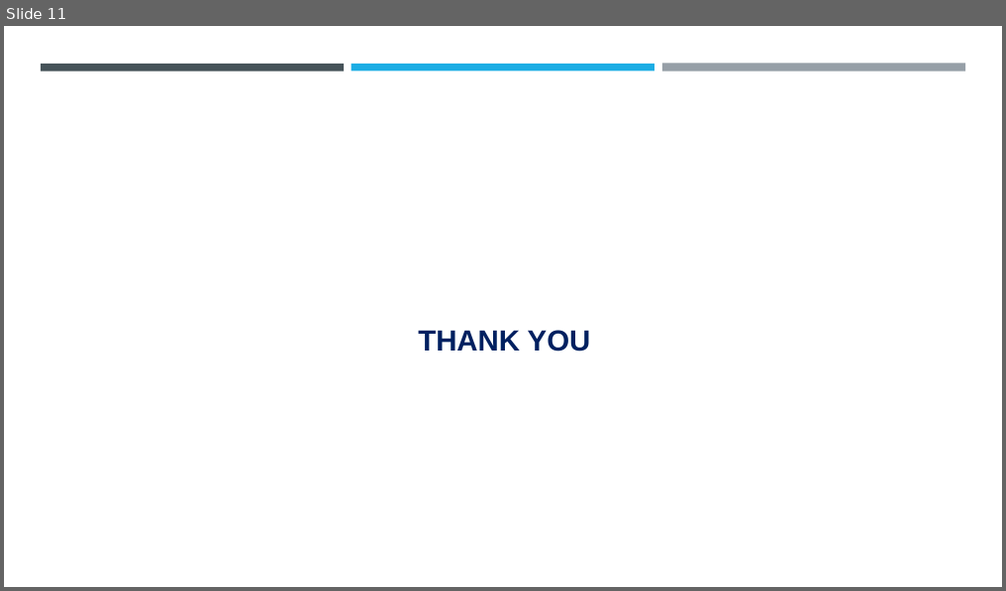
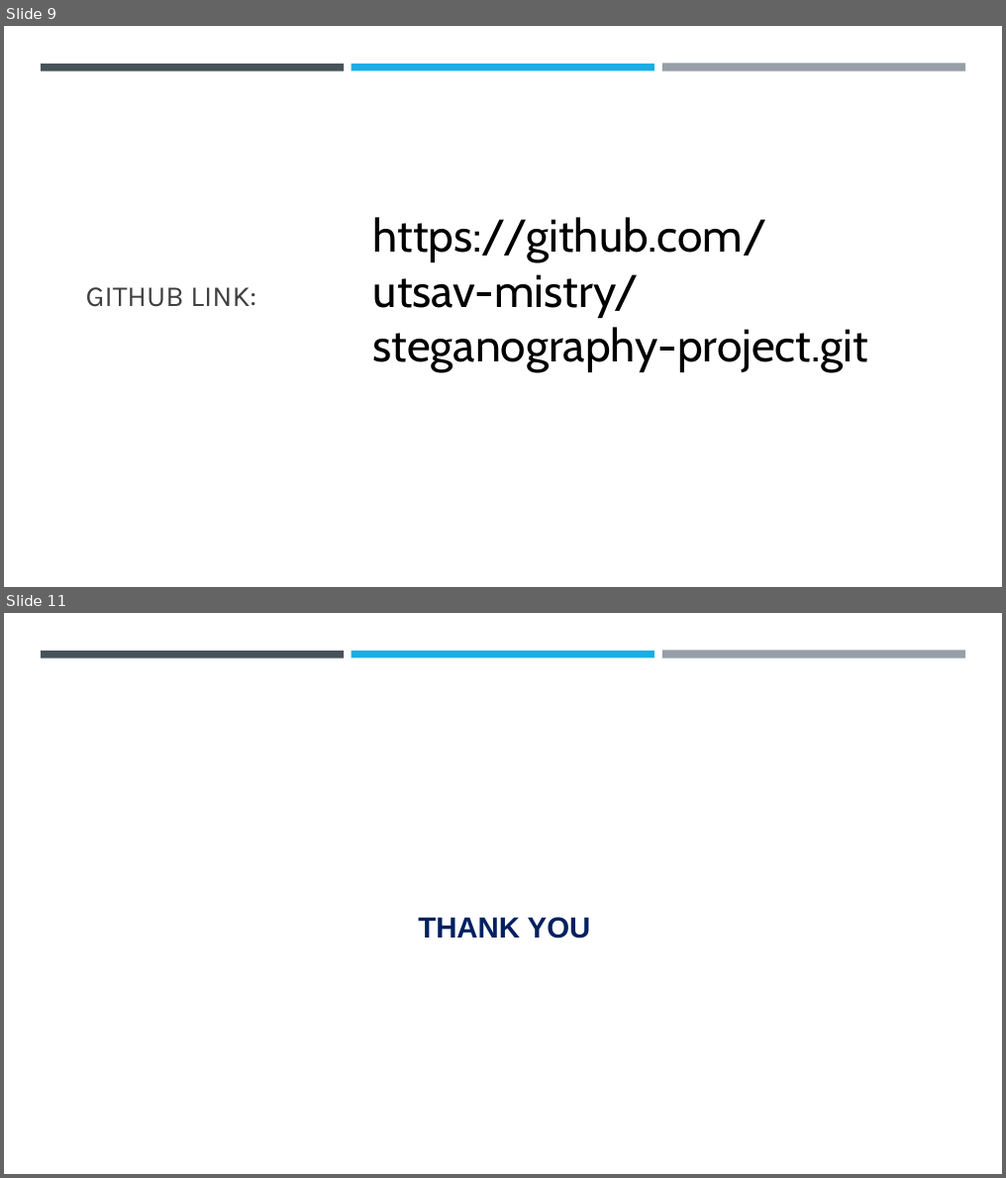
Before and after one commit to utsav-mistry/steganography-project, a slide deck: Steganography_Project_Final_Presentation.pptx. Shown one above the other, each under a label of ours: slide 11 before the commit, slides 9 and 11 after it; the slides between them are not shown. The pictures are 1006x591 and 1006x1178 pixels, drawn with LibreOffice and Linux fonts; fonts in the diff are those of the drawing; background and template pictures are left out. Boxes give left, top, right and bottom in pixels: in the first picture for what was removed or moved away, otherwise in the second. Text is boxed around its words. In the diff, an @@ line names an element or a change of style, - is before the commit and + after.

```diff
--- a/Steganography_Project_Final_Presentation.pptx
+++ b/Steganography_Project_Final_Presentation.pptx
@@ slide 9 added at bbox=[4, 26, 1002, 587], background #FFFFFF; not listed: 3 template elements that a slide beside it also shows @@
@@ text added at bbox=[373, 217, 868, 372], 44 pt, text #000000 @@
+https://github.com/utsav-mistry/steganography-project.git
@@ title added at bbox=[86, 287, 256, 307], 28 pt, text #404040 @@
+GITHUB LINK:
```
Also in this commit, not shown: 7 slides changed, 2 other slides added, 3 slides removed.
